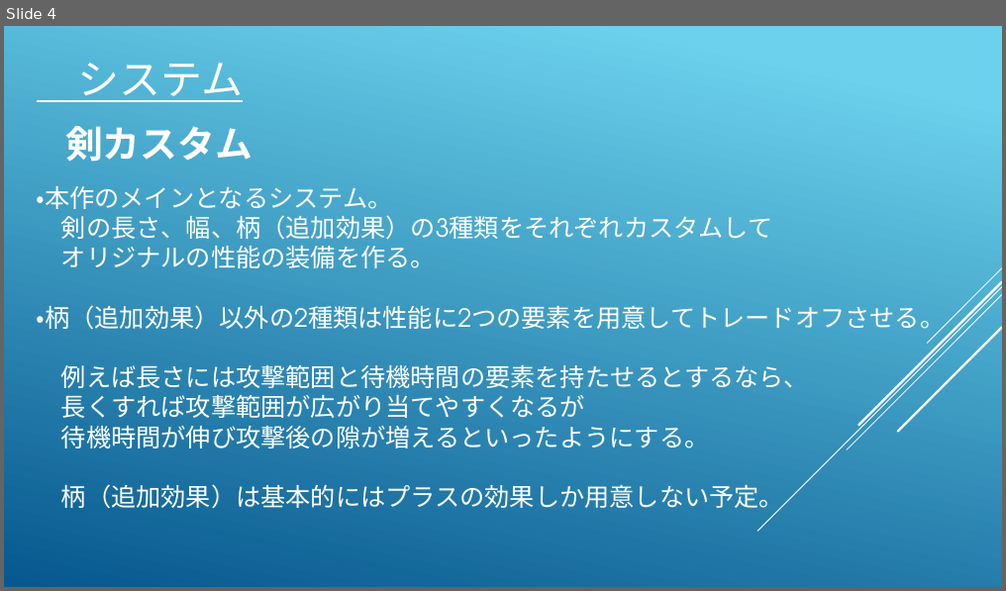
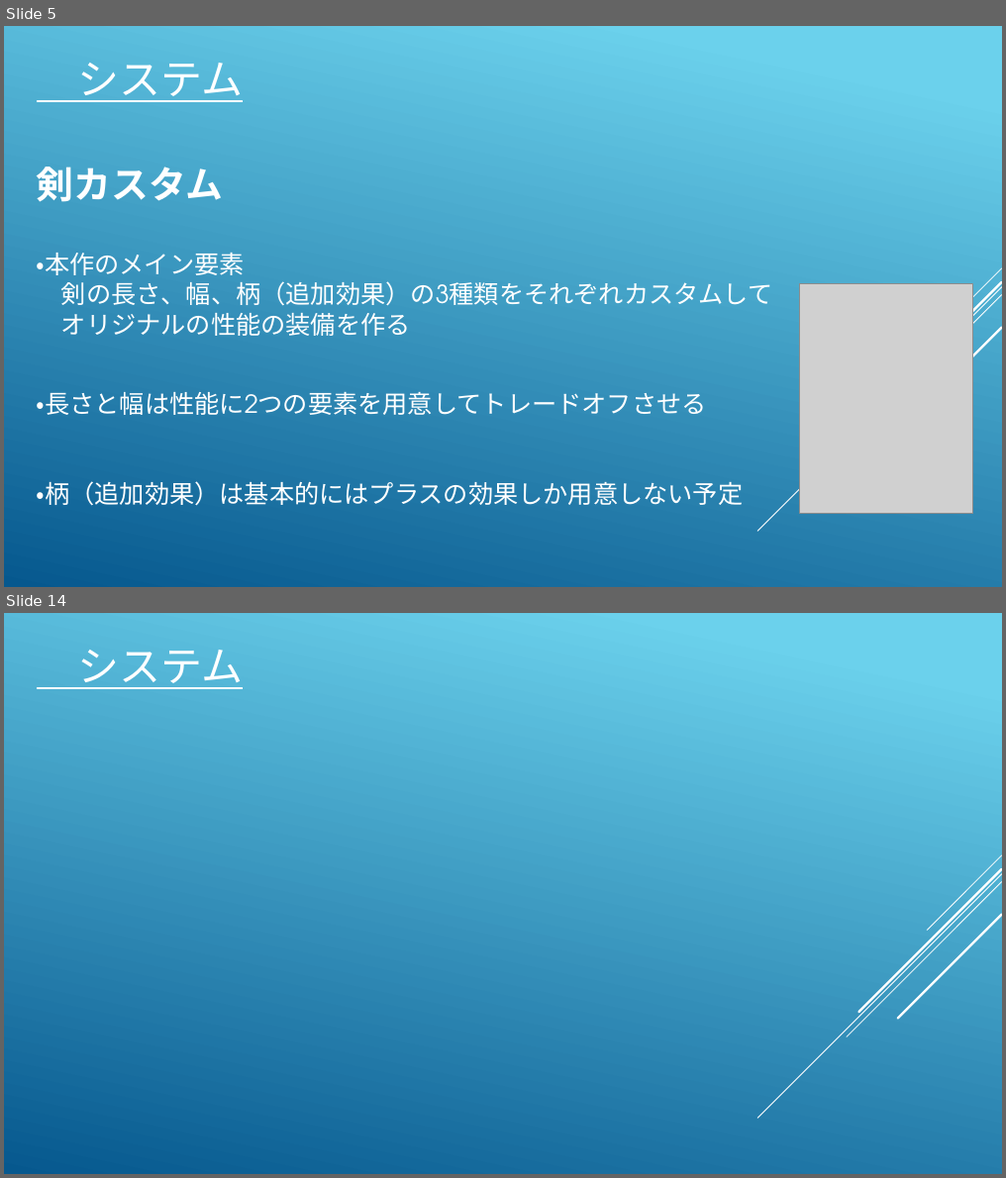
Before and after one commit to koike0723/Aso2020Winter, a slide deck: 企画書.pptx. Shown one above the other, each under a label of ours: slide 4 before the commit, slides 5 and 14 after it; the slides between them are not shown. The pictures are 1006x591 and 1006x1178 pixels, drawn with LibreOffice and Linux fonts; fonts in the diff are those of the drawing; grey boxes stand for pictures. Boxes give left, top, right and bottom in pixels: in the first picture for what was removed or moved away, otherwise in the second. Text is boxed around its words. In the diff, an @@ line names an element or a change of style, - is before the commit and + after.

```diff
--- a/企画書.pptx
+++ b/企画書.pptx
@@ slide 14 added at (4, 613, 1002, 1174), background gradient #6ED2EB to #06588E; not listed: 5 template elements that a slide beside it also shows @@
@@ text added at (78, 650, 244, 689), 40 pt, text #FFFFFF, underline @@
+システム
@@ what was slide 4 is now slide 5 @@
@@ slide 5 changed as well @@
@@ text "剣カスタム": place and size @@
-text "剣カスタム" at (65, 126, 252, 162)
+text "剣カスタム" at (37, 167, 224, 202)
@@ text "・本作のメイン要素": place and size @@
-text "・本作のメイン要素" at (37, 186, 773, 269)
+text "・本作のメイン要素" at (37, 252, 773, 336)
@@ text at (37, 252, 245, 275): text changed @@
-・本作のメインとなるシステム。
+・本作のメイン要素
@@ picture added at (800, 283, 973, 514) @@
@@ text at (61, 313, 411, 336): text changed @@
-オリジナルの性能の装備を作る。
+オリジナルの性能の装備を作る
@@ text at (37, 392, 744, 506): text changed @@
-・柄（追加効果）以外の2種類は性能に2つの要素を用意してトレードオフさせる。
-例えば長さには攻撃範囲と待機時間の要素を持たせるとするなら、
-長くすれば攻撃範囲が広がり当てやすくなるが
-待機時間が伸び攻撃後の隙が増えるといったようにする。
-柄（追加効果）は基本的にはプラスの効果しか用意しない予定。
+・長さと幅は性能に2つの要素を用意してトレードオフさせる
+・柄（追加効果）は基本的にはプラスの効果しか用意しない予定
```
Also in this commit, not shown: 6 other slides changed, 11 other slides added, 12 slides removed, 6 other files.
